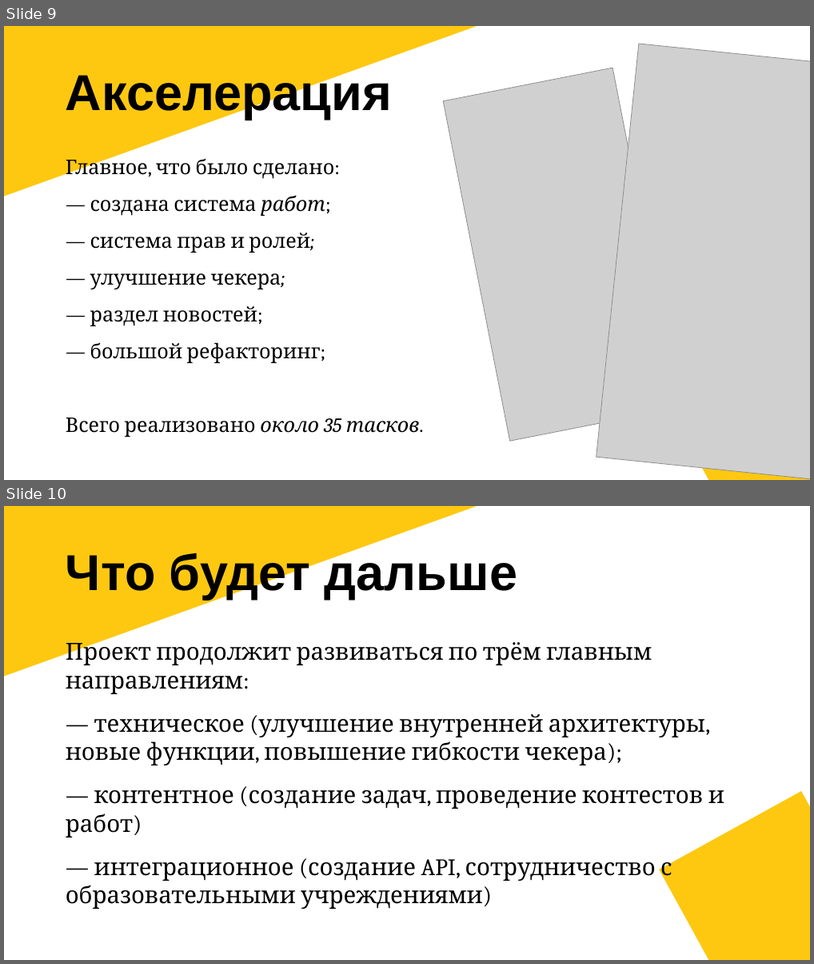
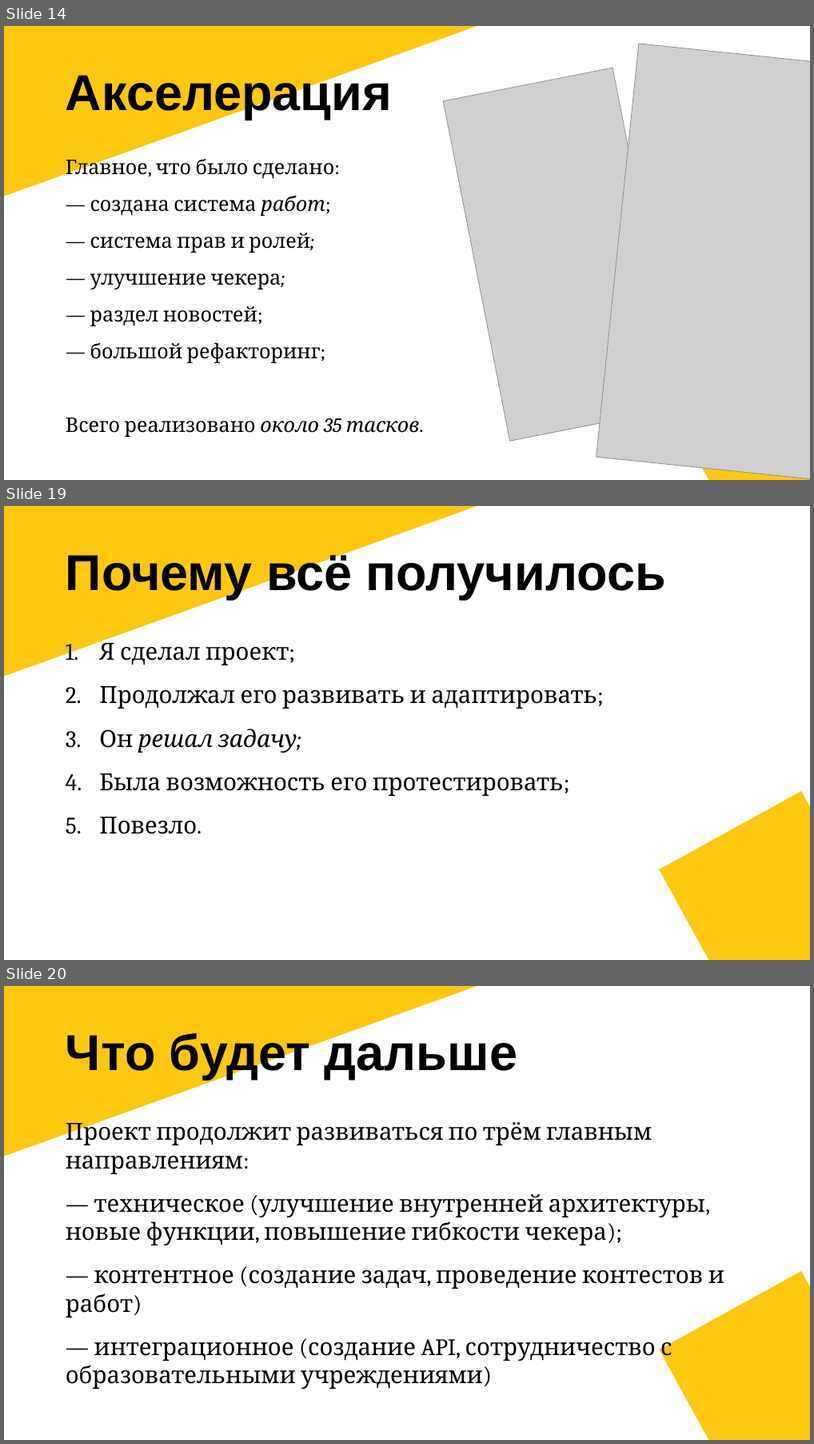
Before and after one commit to AdamArutyunov/Pycon, a slide deck: docs/Pycon.pptx. Shown one above the other, each under a label of ours: slides 9 and 10 before the commit, slides 14, 19 and 20 after it; the slides between them are not shown. The pictures are 814x964 and 814x1444 pixels, drawn with LibreOffice and Linux fonts; fonts in the diff are those of the drawing; grey boxes stand for pictures. Boxes give left, top, right and bottom in pixels: in the first picture for what was removed or moved away, otherwise in the second. Text is boxed around its words. In the diff, an @@ line names an element or a change of style, - is before the commit and + after.

```diff
--- a/docs/Pycon.pptx
+++ b/docs/Pycon.pptx
@@ slide 19 added at [4,506,810,960], background #FFFFFF; not listed: 2 template elements that a slide beside it also shows @@
@@ title added at [66,551,666,599], 60 pt, text #000000, bold @@
+Почему всё получилось
@@ text added at [99,638,598,834], 28 pt, text #000000 @@
+1. Я сделал проект;
+2. Продолжал его развивать и адаптировать;
+3. Он решал задачу;
+4. Была возможность его протестировать;
+5. Повезло.
@@ what was slide 9 is now slide 14 @@
@@ what was slide 10 is now slide 20 @@
```
Also in this commit, not shown: 3 slides changed, 11 other slides added, 2 slides removed.
